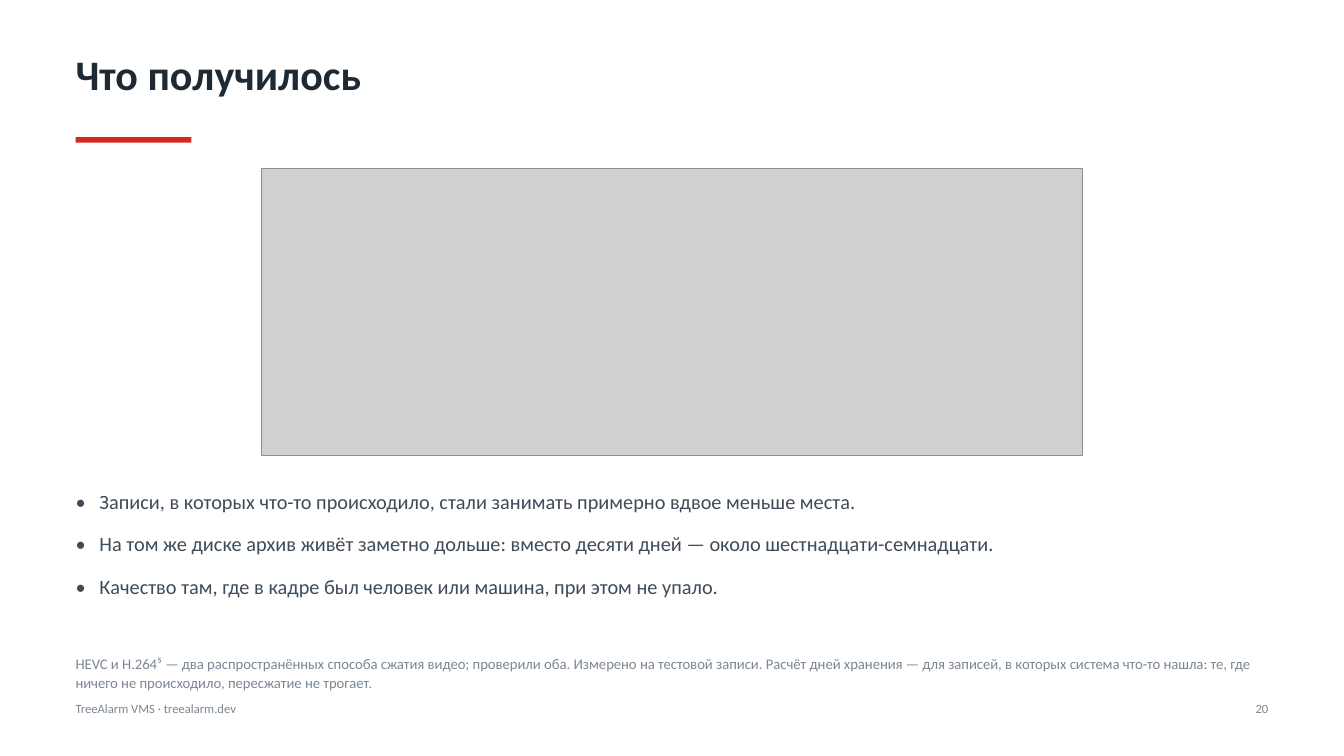
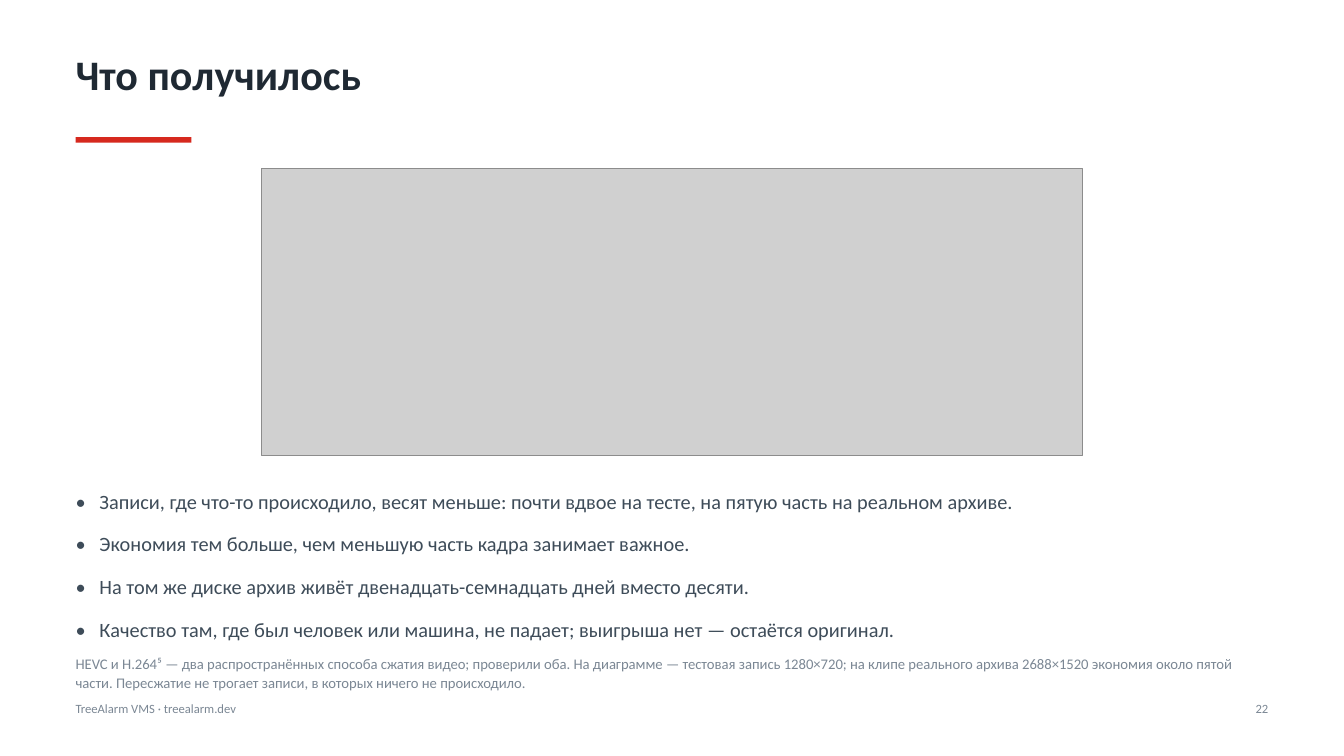
Before and after one commit to treealarm/ta_vms, a slide deck: slide 22 of docs/TreeAlarm-VMS-2026-ru.pptx (slide 20 before the commit). Drawn at 1344x756 pixels with LibreOffice and Linux fonts; fonts in the diff are those of the drawing; grey boxes stand for pictures. Boxes give left, top, right and bottom in pixels: in the first picture for what was removed or moved away, otherwise in the second. Text is boxed around its words. In the diff, an @@ line names an element or a change of style, - is before the commit and + after.

```diff
--- a/docs/TreeAlarm-VMS-2026-ru.pptx
+++ b/docs/TreeAlarm-VMS-2026-ru.pptx
@@ text at [99,496,1013,641]: text changed @@
-• Записи, в которых что-то происходило, стали занимать примерно вдвое меньше места.
-• На том же диске архив живёт заметно дольше: вместо десяти дней — около шестнадцати-семнадцати.
-• Качество там, где в кадре был человек или машина, при этом не упало.
+• Записи, где что-то происходило, весят меньше: почти вдвое на тесте, на пятую часть на реальном архиве.
+• Экономия тем больше, чем меньшую часть кадра занимает важное.
+• На том же диске архив живёт двенадцать-семнадцать дней вместо десяти.
+• Качество там, где был человек или машина, не падает; выигрыша нет — остаётся оригинал.
@@ text at [76,658,1232,691]: text changed @@
-HEVC и H.264⁵ — два распространённых способа сжатия видео; проверили оба. Измерено на тестовой записи. Расчёт дней хранения — для записей, в которых система что-то нашла: те, где ничего не происходило, пересжатие не трогает.
+HEVC и H.264⁵ — два распространённых способа сжатия видео; проверили оба. На диаграмме — тестовая запись 1280×720; на клипе реального архива 2688×1520 экономия около пятой части. Пересжатие не трогает записи, в которых ничего не происходило.
@@ text at [1256,705,1269,713]: text changed @@
-20
+22
```
Also in this commit, not shown: 25 other slides changed, 2 slides added, 3 other files.
